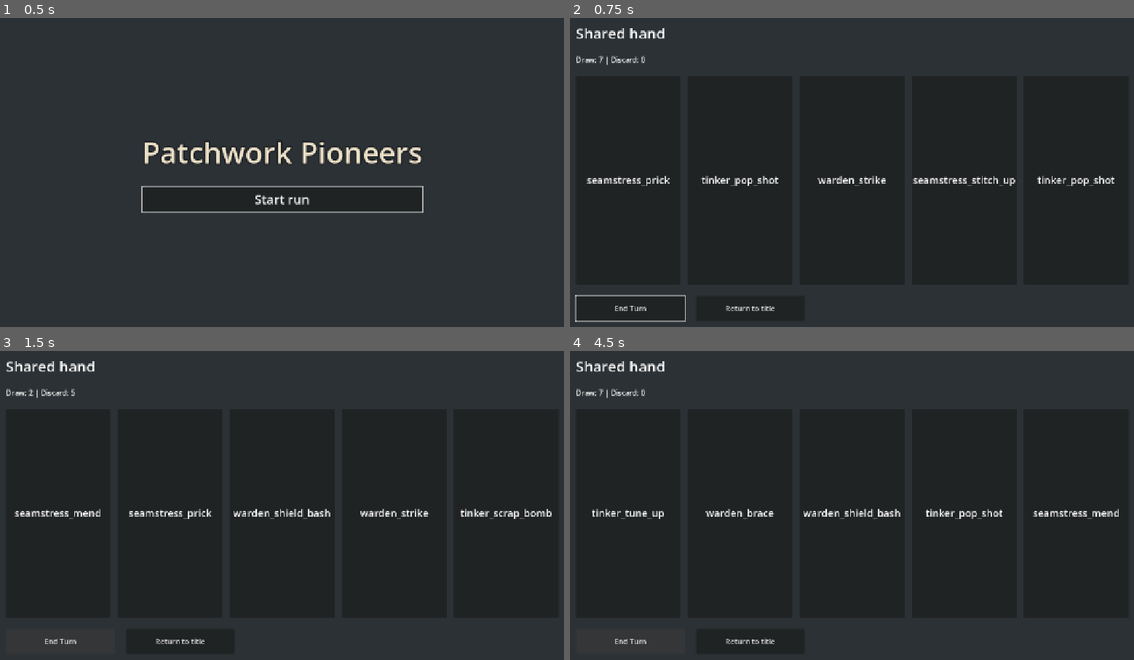
Above: before the commit, frames 1-4 (two rows, left to right).
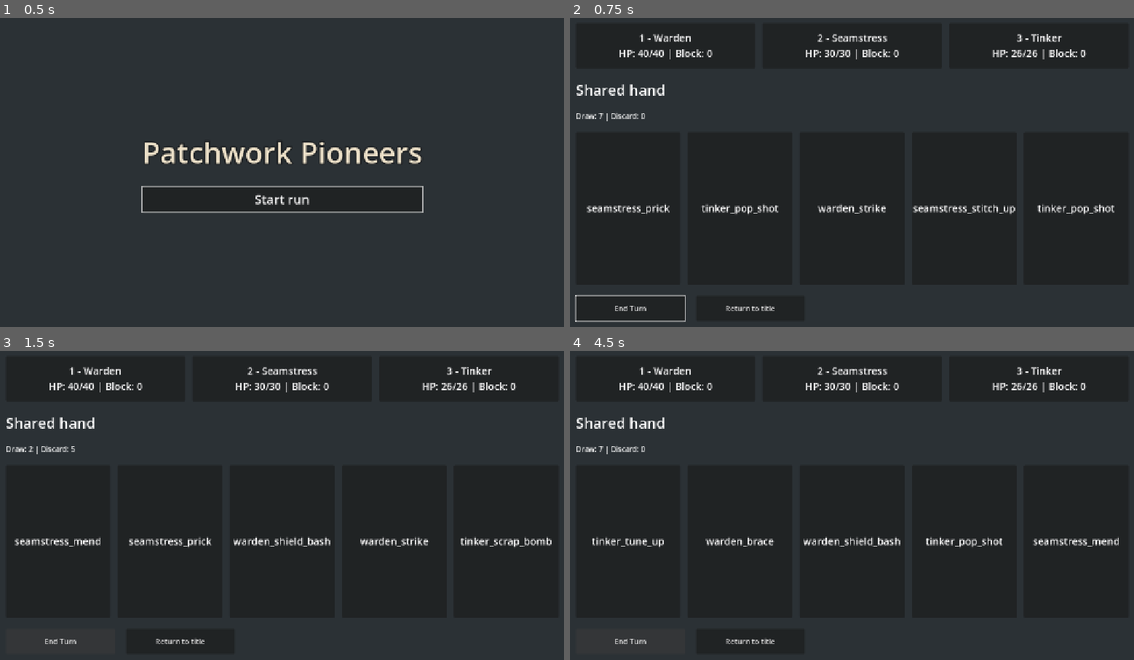
Above: after the commit, the same moments.

Repository: jcoev123-jpg/PatchworkPioneers
Game: Godot game, scene res://scenes/app.tscn
The game is run twice, just before and just after one commit, with the same random seed, the same clock (stepped at 60 frames per second) and the same inputs.
Inputs:
- Up to frame 1 (0.5 s): no input
- Up to frame 2 (0.75 s): click "Start run" at 0.5 s
- Up to frame 3 (1.5 s): click "End Turn" at 1.25 s
- Up to frame 4 (4.5 s): click "Return to title" at 2 s; click "Start run" at 2.75 s; click "End Turn" at 3.5 s; click "End Turn" at 4.25 s

Frame 1 is identical in both runs. In frame 2, 4.0% of the frame differs, in the area x 1-97%, y 3-64%; in frame 3, 4.2%, in the area x 1-98%, y 3-64%; in frame 4, 4.0%.

Commit message:
Patchwork Pioneers cycle 006: Wire the starting three-hero party into live battle turns
Accepted by relay v2 (Claude final review, tests green).

Diff:
--- /dev/null
+++ b/data/heroes/starter_party.json
@@ -0,0 +1,5 @@
+[
+  {"id": "warden", "name": "Warden", "max_hp": 40, "art_path": "res://assets/paper/heroes/warden.png"},
+  {"id": "seamstress", "name": "Seamstress", "max_hp": 30, "art_path": "res://assets/paper/heroes/seamstress.png"},
+  {"id": "tinker", "name": "Tinker", "max_hp": 26, "art_path": "res://assets/paper/heroes/tinker.png"}
+]
--- a/scripts/app.gd
+++ b/scripts/app.gd
@@ -5,8 +5,10 @@
 
 const TITLE := "Patchwork Pioneers"
 const STARTER_DECK_PATH := "res://data/cards/starter_deck.json"
+const STARTER_PARTY_PATH := "res://data/heroes/starter_party.json"
 
 @export var run_seed: int = 42
+@export_file("*.json") var starter_party_path: String = STARTER_PARTY_PATH
 
 var title_label: Label
 var start_button: Button
@@ -18,6 +20,9 @@
 var return_button: Button
 var deck: CombatDeck
 var run_rng: RandomNumberGenerator
+var party: CombatParty
+var hero_view: HBoxContainer
+var hero_panels: Array[PanelContainer] = []
 
 
 func _ready() -> void:
@@ -70,6 +75,12 @@
 			push_error("Starter deck contains an invalid card ID")
 			return
 		cards.append(card)
+	var definitions := _load_party_definitions()
+	var starting_party := CombatParty.new(definitions)
+	if not starting_party.is_valid():
+		push_warning("Starter party definitions are invalid; run was not started")
+		return
+	party = starting_party
 	run_rng = RandomNumberGenerator.new()
 	run_rng.seed = run_seed
 	deck = CombatDeck.new(cards, run_rng)
@@ -77,7 +88,35 @@
 	title_view.hide()
 	_build_battle()
 	_refresh_hand()
+	_refresh_party()
 	end_turn_button.grab_focus()
+
+
+func _load_party_definitions() -> Array:
+	if not FileAccess.file_exists(starter_party_path):
+		return []
+	var parser := JSON.new()
+	if parser.parse(FileAccess.get_file_as_string(starter_party_path)) != OK:
+		return []
+	var source = parser.data
+	if not source is Array:
+		return []
+	for definition in source:
+		if not definition is Dictionary:
+			return []
+		var max_hp = definition.get("max_hp")
+		# JSON numbers decode as floats; reject fractions before converting for CombatParty.
+		if not (max_hp is float or max_hp is int):
+			return []
+		if not is_finite(float(max_hp)) or max_hp <= 0 or max_hp >= float(CombatParty.MAX_INT):
+			return []
+		if floor(float(max_hp)) != float(max_hp):
+			return []
+		for field in ["name", "art_path"]:
+			if not definition.get(field) is String or definition[field].is_empty():
+				return []
+		definition["max_hp"] = int(max_hp)
+	return source
 
 
 func _build_battle() -> void:
@@ -89,6 +128,19 @@
 	var column := VBoxContainer.new()
 	column.add_theme_constant_override("separation", 24)
 	battle_view.add_child(column)
+	hero_view = HBoxContainer.new()
+	hero_view.add_theme_constant_override("separation", 16)
+	column.add_child(hero_view)
+	for index in range(CombatParty.PARTY_SIZE):
+		var panel := PanelContainer.new()
+		panel.custom_minimum_size = Vector2(0, 100)
+		panel.size_flags_horizontal = Control.SIZE_EXPAND_FILL
+		hero_view.add_child(panel)
+		hero_panels.append(panel)
+		var label := Label.new()
+		label.horizontal_alignment = HORIZONTAL_ALIGNMENT_CENTER
+		label.add_theme_font_size_override("font_size", 22)
+		panel.add_child(label)
 	var heading := Label.new()
 	heading.text = "Shared hand"
 	heading.add_theme_font_size_override("font_size", 32)
@@ -135,11 +187,23 @@
 	pile_label.text = "Draw: %d | Discard: %d" % [deck.draw_pile.size(), deck.discard_pile.size()]
 
 
+func _refresh_party() -> void:
+	for index in range(hero_panels.size()):
+		var hero := party.get_hero(index + 1)
+		var label := hero_panels[index].get_child(0) as Label
+		label.text = "%d - %s\nHP: %d/%d | Block: %d%s" % [
+			hero["position"], hero["name"], hero["hp"], hero["max_hp"], hero["block"],
+			"\nDOWNED" if party.is_downed(index + 1) else ""]
+
+
 func _end_turn() -> void:
-	if deck == null or not deck.end_turn():
-		return
-	deck.start_turn()
+	if deck == null or party == null or not deck.end_turn():
+		return
+	if not deck.start_turn():
+		return
+	party.start_player_turn()
 	_refresh_hand()
+	_refresh_party()
 
 
 func _return_to_title() -> void:
@@ -152,6 +216,9 @@
 	pile_label = null
 	end_turn_button = null
 	return_button = null
+	hero_view = null
+	hero_panels.clear()
+	party = null
 	deck = null
 	run_rng = null
 	title_view.show()
--- /dev/null
+++ b/tests/live_party_test.gd
@@ -0,0 +1,215 @@
+extends SceneTree
+
+const IDS := ["warden", "seamstress", "tinker"]
+const NAMES := ["Warden", "Seamstress", "Tinker"]
+const MAX_HP := [40, 30, 26]
+
+var failures: Array[String] = []
+var checks := 0
+
+
+func _initialize() -> void:
+	call_deferred("_run")
+
+
+func _check(condition: bool, message: String) -> void:
+	checks += 1
+	if not condition:
+		failures.append(message)
+
+
+func _deck_snapshot(deck: CombatDeck) -> Array:
+	return [deck.draw_pile.duplicate(), deck.hand.duplicate(),
+		deck.discard_pile.duplicate(), deck.energy, deck.turn_active]
+
+
+func _visible(app) -> void:
+	_check(is_instance_valid(app.hero_view) and app.hero_view.is_visible_in_tree(), "hero row visible")
+	if not is_instance_valid(app.hero_view):
+		return
+	_check(app.hero_view != app.hand_view and app.hero_view.get_parent() == app.hand_view.get_parent(),
+		"heroes occupy a separate row from hand")
+	_check(app.hero_view.get_child_count() == 3 and app.hero_panels.size() == 3, "three mounted hero panels")
+	for index in range(3):
+		if index >= app.hero_view.get_child_count():
+			_check(false, "ordered hero panel missing")
+			continue
+		var panel = app.hero_view.get_child(index)
+		_check(panel is PanelContainer and panel.is_visible_in_tree(), "hero panel visible")
+		_check(index < app.hero_panels.size() and app.hero_panels[index] == panel, "panel reference matches mounted order")
+		var label = panel.get_child(0) if panel.get_child_count() > 0 else null
+		_check(label is Label and label.is_visible_in_tree(), "hero label exists and is visible")
+		if label is Label:
+			var hero: Dictionary = app.party.get_hero(index + 1)
+			var expected := "%d - %s\nHP: %d/%d | Block: %d%s" % [
+				index + 1, NAMES[index], hero["hp"], MAX_HP[index], hero["block"],
+				"\nDOWNED" if hero["hp"] == 0 else ""]
+			_check(label.text == expected, "ordered identity, HP, Block and downed text accurate")
+
+
+func _fresh(app) -> void:
+	_check(app.party is CombatParty and app.party.is_valid(), "Start Run creates valid actual party")
+	if app.party == null or not app.party.is_valid():
+		return
+	var heroes: Array = app.party.get_heroes()
+	_check(heroes.size() == 3, "three starting heroes")
+	for index in range(3):
+		var hero: Dictionary = app.party.get_hero(index + 1)
+		_check(hero["id"] == IDS[index] and hero["name"] == NAMES[index] and hero["position"] == index + 1,
+			"design identity and implicit position")
+		_check(hero["hp"] == MAX_HP[index] and hero["max_hp"] == MAX_HP[index] and hero["block"] == 0,
+			"design HP and zero starting Block")
+		_check(not app.party.is_downed(index + 1), "starting hero alive")
+
+
+func _invalid_sources(app) -> void:
+	var definitions: Array = JSON.parse_string(FileAccess.get_file_as_string(app.STARTER_PARTY_PATH))
+	var duplicate := definitions.duplicate(true)
+	duplicate[1]["id"] = duplicate[0]["id"]
+	var fraction := definitions.duplicate(true)
+	fraction[0]["max_hp"] = 40.5
+	var bad_name := definitions.duplicate(true)
+	bad_name[0]["name"] = ""
+	var invalid_id := definitions.duplicate(true)
+	invalid_id[0]["id"] = 7
+	var negative := definitions.duplicate(true)
+	negative[0]["max_hp"] = -1
+	var string_hp := definitions.duplicate(true)
+	string_hp[0]["max_hp"] = "40"
+	var path := "user://live_party_invalid.json"
+	for source in ["{", "{}", "[]", JSON.stringify(definitions.slice(0, 2)),
+		JSON.stringify(duplicate), JSON.stringify(fraction), JSON.stringify(bad_name),
+		JSON.stringify(invalid_id), JSON.stringify(negative), JSON.stringify(string_hp), "[null,null,null]"]:
+		var file := FileAccess.open(path, FileAccess.WRITE)
+		_check(file != null, "invalid data fixture opened outside repository")
+		if file == null:
+			continue
+		file.store_string(source)
+		file.close()
+		app.starter_party_path = path
+		app.start_button.pressed.emit()
+		_check(app.party == null and app.deck == null and app.run_rng == null and app.battle_view == null,
+			"invalid definitions fail closed without partial session")
+		_check(app.title_view.is_visible_in_tree() and app.start_button.has_focus(), "invalid data retains focused title")
+	DirAccess.remove_absolute(ProjectSettings.globalize_path(path))
+	app.starter_party_path = path # The fixture has now been removed.
+	app.start_button.pressed.emit()
+	_check(app.party == null and app.deck == null and app.run_rng == null and app.battle_view == null,
+		"missing definitions fail closed")
+	app.starter_party_path = app.STARTER_PARTY_PATH
+
+
+func _run() -> void:
+	var scene := load("res://scenes/app.tscn") as PackedScene
+	_check(scene != null, "real app scene loads")
+	if scene == null:
+		_finish()
+		return
+	var app = scene.instantiate()
+	root.add_child(app)
+	await process_frame
+	_check(is_instance_valid(app.start_button), "real Start Run button exists")
+	if not is_instance_valid(app.start_button):
+		app.free()
+		_finish()
+		return
+	_check(app.party == null and app.hero_view == null and app.hero_panels.is_empty(), "title boots without party UI")
+	_check(app.start_button.is_visible_in_tree() and app.start_button.has_focus(), "title boots focused")
+	app._end_turn()
+	_check(app.party == null and app.deck == null, "inactive End Turn cannot create a party")
+	_invalid_sources(app)
+	var source: Array[String] = []
+	source.assign(JSON.parse_string(FileAccess.get_file_as_string(app.STARTER_DECK_PATH)))
+	var first_trace: Array = []
+	for session in range(2):
+		app.start_button.pressed.emit()
+		_fresh(app)
+		_check(app.deck != null and app.run_rng != null and is_instance_valid(app.end_turn_button)
+			and is_instance_valid(app.return_button), "real session and battle actions created")
+		if app.party == null or app.deck == null or not is_instance_valid(app.end_turn_button) or not is_instance_valid(app.return_button):
+			app.free()
+			_finish()
+			return
+		await process_frame
+		if session == 0:
+			if "--inject-missing-panel" in OS.get_cmdline_user_args():
+				app.hero_view.get_child(0).free()
+			if "--inject-wrong-text" in OS.get_cmdline_user_args():
+				app.hero_view.get_child(0).get_child(0).text = "wrong"
+		_visible(app)
+		if not failures.is_empty():
+			app.free()
+			_finish()
+			return
+		_check(app.end_turn_button.has_focus(), "battle retains keyboard focus")
+		var party: CombatParty = app.party
+		var rng := RandomNumberGenerator.new()
+		rng.seed = app.run_seed
+		var reference := CombatDeck.new(source, rng)
+		_check(reference.start_turn(), "reference starts actual turn")
+		_check(party.apply_damage(1, 7) and party.gain_block(1, 9) and party.gain_block(2, 4), "live party gains damage and Block")
+		_check(party.apply_damage(3, 26) and party.is_downed(3), "live hero is actually downed")
+		app._refresh_party()
+		_visible(app)
+		var before := party.get_heroes()
+		for position in [-1, 0, 4]:
+			_check(not party.apply_damage(position, 5) and not party.heal(position, 5)
+				and not party.gain_block(position, 5) and party.get_hero(position).is_empty(), "invalid target rejected")
+		_check(not party.apply_damage(1, -1) and not party.heal(1, -1) and not party.gain_block(1, -1), "negative amounts rejected")
+		_check(not party.heal(3, 1) and not party.gain_block(3, 1) and not party.apply_damage(3, 1), "downed targets rejected")
+		_check(party.get_heroes() == before, "invalid targets and amounts cannot mutate live party")
+		var deck_before := _deck_snapshot(app.deck)
+		var rng_before: int = app.run_rng.state
+		app.start_button.pressed.emit()
+		_check(app.party == party and party.get_heroes() == before and _deck_snapshot(app.deck) == deck_before
+			and app.run_rng.state == rng_before, "duplicate Start Run preserves party, deck and RNG")
+		var trace: Array = []
+		for turn in range(12):
+			_check(_deck_snapshot(app.deck) == _deck_snapshot(reference) and app.run_rng.state == rng.state,
+				"live hand, energy and RNG follow unchanged deterministic deck")
+			trace.append(_deck_snapshot(app.deck))
+			_check(app.deck.try_spend_energy(2) and reference.try_spend_energy(2), "live shared energy can be spent")
+			_check(not app.deck.try_spend_energy(2) and not app.deck.start_turn(), "no-spend and duplicate turn rejected")
+			_check(party.gain_block(1, 3), "Block added before real End Turn")
+			app.end_turn_button.pressed.emit()
+			_check(reference.end_turn() and reference.start_turn(), "reference advances")
+			_check(app.party == party, "End Turn retains party instance")
+			for position in range(1, 4):
+				var hero := party.get_hero(position)
+				_check(hero["block"] == 0 and hero["hp"] == before[position - 1]["hp"]
+					and hero["position"] == position, "End Turn resets Block, retains HP and positions")
+			_check(party.is_downed(3), "End Turn retains downed state")
+			_visible(app)
+		_check(_deck_snapshot(app.deck) == _deck_snapshot(reference), "final End Turn retains deck and energy behavior")
+		if session == 0:
+			first_trace = trace
+		else:
+			_check(trace == first_trace, "fresh session replays twelve deterministic hands")
+		_check(app.deck.end_turn() and party.gain_block(1, 8), "create real inactive deck with existing Block")
+		before = party.get_heroes()
+		deck_before = _deck_snapshot(app.deck)
+		rng_before = app.run_rng.state
+		app.end_turn_button.pressed.emit()
+		_check(party.get_heroes() == before and _deck_snapshot(app.deck) == deck_before
+			and app.run_rng.state == rng_before, "rejected inactive End Turn preserves all live state")
+		var old_party: WeakRef = weakref(party)
+		var view_id: int = app.hero_view.get_instance_id()
+		party = null
+		app.return_button.pressed.emit()
+		await process_frame
+		_check(app.party == null and app.hero_view == null and app.hero_panels.is_empty(), "Return to Title clears party and panel references")
+		_check(old_party.get_ref() == null and not is_instance_id_valid(view_id), "old party released and panels freed")
+		_check(app.deck == null and app.run_rng == null and app.battle_view == null, "Return to Title clears session")
+		_check(app.title_view.is_visible_in_tree() and app.start_button.has_focus(), "Return to Title restores focus")
+		app._end_turn()
+		app._return_to_title()
+		_check(app.party == null and app.hero_panels.is_empty(), "inactive actions retain cleared party")
+	app.free()
+	_finish()
+
+
+func _finish() -> void:
+	for failure in failures:
+		printerr(failure)
+	print("live_party_test: ", "PASS" if failures.is_empty() else "FAIL", " (", checks, " checks)")
+	quit(0 if failures.is_empty() else 1)
Not shown, added: tests/live_party_test.gd.uid
